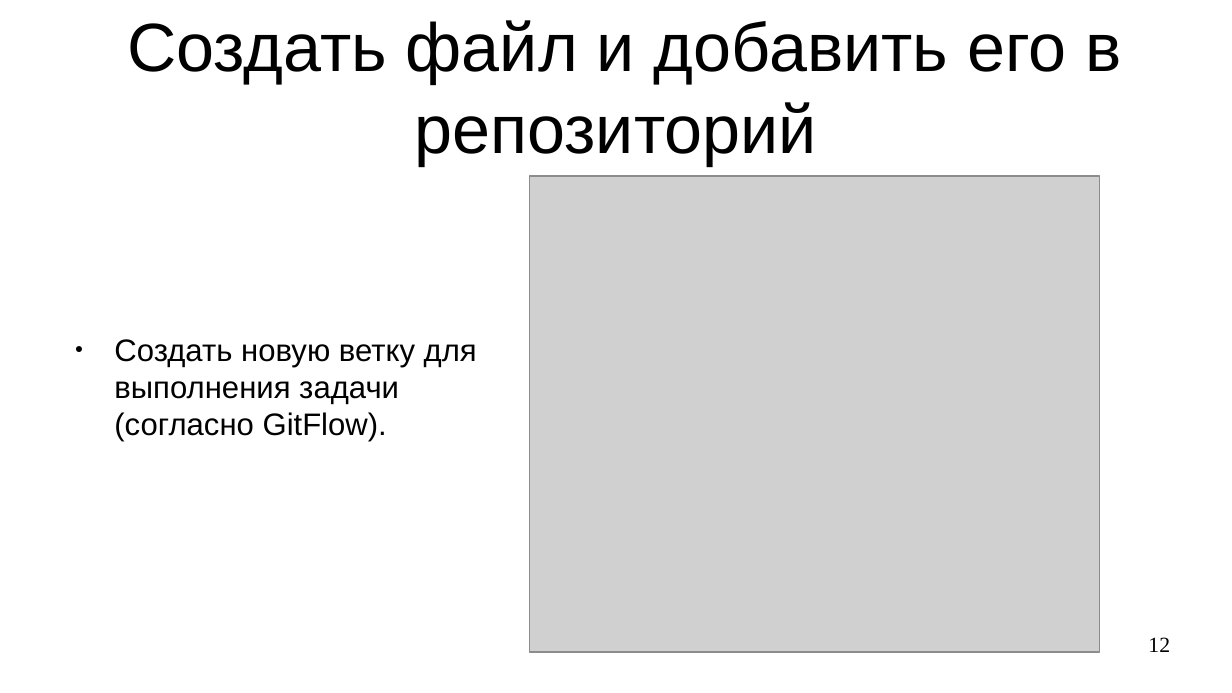
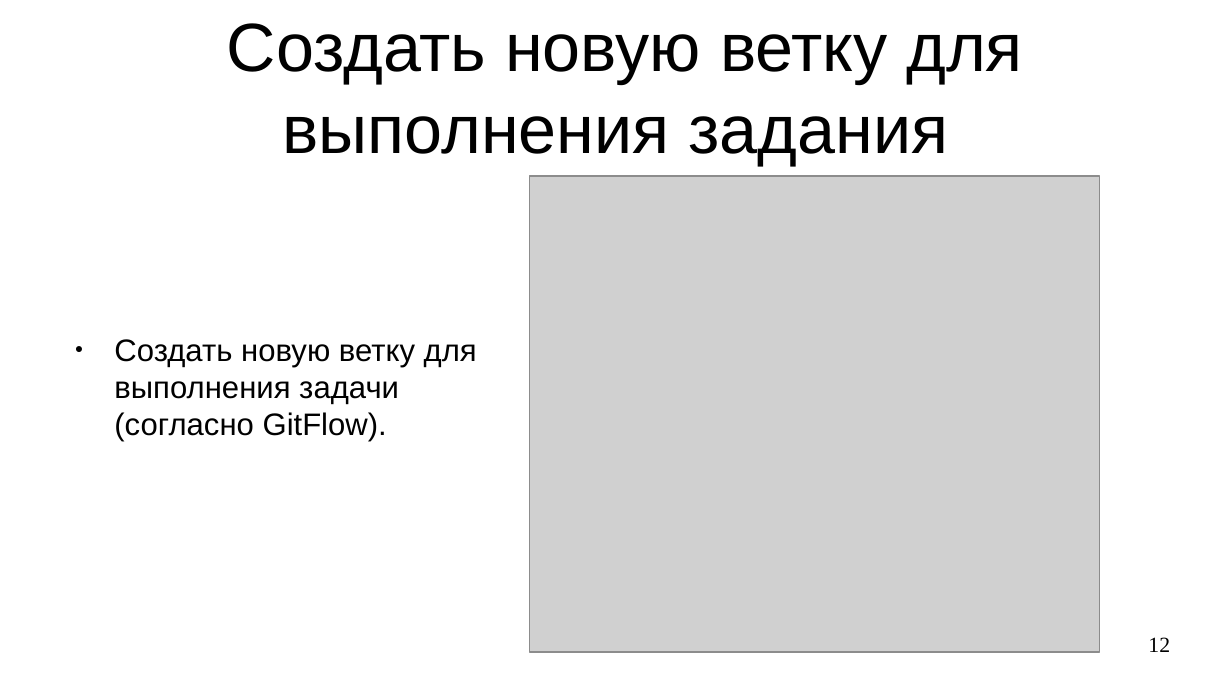
Before and after one commit to steelcraft/stud-lab, a slide deck: slide 12 of Практические занятия/Работа с Git.odp. Drawn at 1232x693 pixels with LibreOffice and Linux fonts; fonts in the diff are those of the drawing; grey boxes stand for pictures. Boxes give left, top, right and bottom in pixels: in the first picture for what was removed or moved away, otherwise in the second. Text is boxed around its words. In the diff, an @@ line names an element or a change of style, - is before the commit and + after.

```diff
--- a/Практические занятия/Работа с Git.odp
+++ b/Практические занятия/Работа с Git.odp
@@ title at box(227, 23, 1023, 166): text changed @@
-Создать файл и добавить его в репозиторий
+Создать новую ветку для выполнения задания
```
Also in this commit, not shown: 2 other slides changed, 2 slides added, 1 slide removed.
